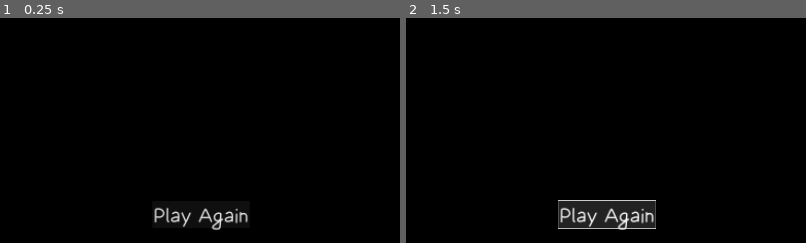
Above: before the commit, frames 1-2 (left to right).
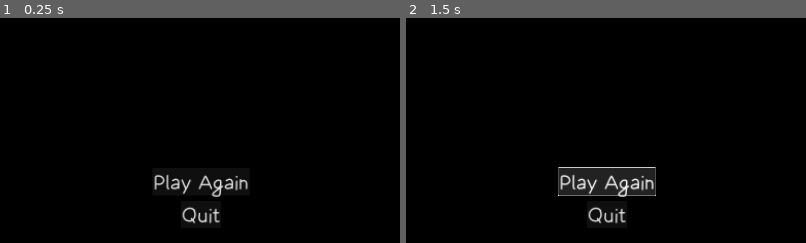
Above: after the commit, the same moments.

Repository: emil-judin/jam-burnout
Game: Godot game, scene res://scenes/game/HighscoreBoard.tscn
The game is run twice, just before and just after one commit, with the same random seed, the same clock (stepped at 60 frames per second) and the same inputs. This scene is started directly instead of the project's main scene. The engine's default icon, where the game draws it, is replaced by a stand-in: a white triangle on a blue panel in a dark square. Video files are missing from this copy of the repository; at most half a second of black plays in their place. Sound files missing from this copy of the repository are replaced by a short silence.
Inputs:
- Up to frame 1 (0.25 s): no input
- Up to frame 2 (1.5 s): click "Play Again" at 0.5 s; click "Play Again" at 1.25 s
The pictures show only the part of the screen within x 25-75%, y 50-100%; the shares and areas given below are measured in that part.

The runs differ from the first frame. In frame 1, 1.8% of the frame differs, in the area x 38-62%, y 69-95%; in frame 2, 5.6%, in the area x 38-63%, y 66-95%.

Commit message:
Add skippable intro and replay button

Diff:
--- a/burnout/project.godot
+++ b/burnout/project.godot
@@ -73,3 +73,8 @@
 "events": [Object(InputEventKey,"resource_local_to_scene":false,"resource_name":"","device":-1,"window_id":0,"alt_press …(192 unchanged characters)…
 ]
 }
+skip_cutscene={
+"deadzone": 0.5,
+"events": [Object(InputEventKey,"resource_local_to_scene":false,"resource_name":"","device":-1,"window_id":0,"alt_pressed":false,"shift_pressed":false,"ctrl_pressed":false,"meta_pressed":false,"pressed":false,"keycode":0,"physical_keycode":4194309,"key_label":0,"unicode":0,"location":0,"echo":false,"script":null)
+]
+}
--- a/burnout/scenes/game/HighscoreBoard.tscn
+++ b/burnout/scenes/game/HighscoreBoard.tscn
@@ -17,6 +17,7 @@
 script = ExtResource("1_si6lw")
 highscore_display = NodePath("MarginContainer/VBoxContainer/MarginContainer/ScrollContainer/HighscoreDisplay")
 main_menu_path = "res://scenes/ui/menu/MainMenu.tscn"
+game_scene_path = "res://scenes/game/TestSceneMovement.tscn"
 metadata/_edit_use_anchors_ = true
 
 [node name="Panel" type="Panel" parent="."]
@@ -45,7 +46,6 @@
 [node name="HighscoreText" type="Label" parent="MarginContainer/VBoxContainer"]
 layout_mode = 2
 size_flags_horizontal = 4
-size_flags_vertical = 2
 theme_override_fonts/font = ExtResource("2_mh3u6")
 theme_override_font_sizes/font_size = 180
 text = "Highscores"
@@ -70,7 +70,11 @@
 text = "Display"
 horizontal_alignment = 1
 
-[node name="ReloadButton" type="Button" parent="MarginContainer/VBoxContainer"]
+[node name="VBoxContainer" type="VBoxContainer" parent="MarginContainer/VBoxContainer"]
+layout_mode = 2
+theme_override_constants/separation = 25
+
+[node name="ReplayButton" type="Button" parent="MarginContainer/VBoxContainer/VBoxContainer"]
 layout_mode = 2
 size_flags_horizontal = 4
 size_flags_vertical = 10
@@ -78,4 +82,13 @@
 theme_override_font_sizes/font_size = 120
 text = "Play Again"
 
-[connection signal="pressed" from="MarginContainer/VBoxContainer/ReloadButton" to="." method="_on_quit_pressed"]
+[node name="QuitButton" type="Button" parent="MarginContainer/VBoxContainer/VBoxContainer"]
+layout_mode = 2
+size_flags_horizontal = 4
+size_flags_vertical = 10
+theme_override_fonts/font = ExtResource("2_owhxi")
+theme_override_font_sizes/font_size = 120
+text = "Quit"
+
+[connection signal="pressed" from="MarginContainer/VBoxContainer/VBoxContainer/ReplayButton" to="." method="_on_replay_pressed"]
+[connection signal="pressed" from="MarginContainer/VBoxContainer/VBoxContainer/QuitButton" to="." method="_on_quit_pressed"]
--- a/burnout/scenes/game/Intro.tscn
+++ b/burnout/scenes/game/Intro.tscn
@@ -1,7 +1,45 @@
-[gd_scene load_steps=3 format=3 uid="uid://cai1xqxavnc41"]
+[gd_scene load_steps=7 format=3 uid="uid://cai1xqxavnc41"]
 
 [ext_resource type="Script" path="res://scripts/intro.gd" id="1_x0njm"]
 [ext_resource type="VideoStream" path="res://assets/other/Cutszene OGV.ogv" id="2_njohb"]
+[ext_resource type="FontFile" uid="uid://buqhriudoc8ou" path="res://assets/fonts/Lacquer-Regular.ttf" id="3_nwwt4"]
+
+[sub_resource type="Animation" id="Animation_rre0n"]
+resource_name = "blink"
+loop_mode = 1
+tracks/0/type = "value"
+tracks/0/imported = false
+tracks/0/enabled = true
+tracks/0/path = NodePath("MarginContainer/RichTextLabel:modulate")
+tracks/0/interp = 1
+tracks/0/loop_wrap = true
+tracks/0/keys = {
+"times": PackedFloat32Array(0, 0.5, 1),
+"transitions": PackedFloat32Array(1, 1, 1),
+"update": 0,
+"values": [Color(1, 1, 1, 1), Color(1, 1, 1, 0), Color(1, 1, 1, 1)]
+}
+
+[sub_resource type="Animation" id="Animation_gef32"]
+length = 0.001
+tracks/0/type = "value"
+tracks/0/imported = false
+tracks/0/enabled = true
+tracks/0/path = NodePath("MarginContainer/RichTextLabel:modulate")
+tracks/0/interp = 1
+tracks/0/loop_wrap = true
+tracks/0/keys = {
+"times": PackedFloat32Array(0),
+"transitions": PackedFloat32Array(1),
+"update": 0,
+"values": [Color(1, 1, 1, 1)]
+}
+
+[sub_resource type="AnimationLibrary" id="AnimationLibrary_yso5x"]
+_data = {
+"RESET": SubResource("Animation_gef32"),
+"blink": SubResource("Animation_rre0n")
+}
 
 [node name="Intro" type="Control"]
 layout_mode = 3
@@ -24,3 +62,28 @@
 volume_db = -6.0
 autoplay = true
 expand = true
+
+[node name="AnimationPlayer" type="AnimationPlayer" parent="."]
+libraries = {
+"": SubResource("AnimationLibrary_yso5x")
+}
+autoplay = "blink"
+
+[node name="MarginContainer" type="MarginContainer" parent="."]
+layout_mode = 1
+anchors_preset = 12
+anchor_top = 1.0
+anchor_right = 1.0
+anchor_bottom = 1.0
+offset_top = -84.0
+grow_horizontal = 2
+grow_vertical = 0
+theme_override_constants/margin_bottom = 25
+
+[node name="RichTextLabel" type="RichTextLabel" parent="MarginContainer"]
+layout_mode = 2
+theme_override_fonts/normal_font = ExtResource("3_nwwt4")
+theme_override_font_sizes/normal_font_size = 70
+bbcode_enabled = true
+text = "[center]Press Enter to Skip Intro[/center]"
+fit_content = true
--- a/burnout/scenes/game/test_scene_movement.gd
+++ b/burnout/scenes/game/test_scene_movement.gd
@@ -3,4 +3,5 @@
 
 # Called when the node enters the scene tree for the first time.
 func _ready() -> void:
+	UI.reset_game_start_time()
 	BackgroundMusic.play()
--- a/burnout/scripts/Scoreboard.gd
+++ b/burnout/scripts/Scoreboard.gd
@@ -4,13 +4,11 @@
 # Dateipfad und Dateiname
 const FILE_PATH: String = "user://saves/"
 const FILE_NAME: String = "burnout_highscores.tres"
-
+@export var highscore_display: Label
+@export_file("*.tscn") var main_menu_path: String
+@export_file("*.tscn") var game_scene_path: String
 
 var highscore_list: ScoreList = ScoreList.new() # neue ScoreList wird Erzeugt
-
-
-@export var highscore_display: Label
-@export_file("*.tscn") var main_menu_path: String
 
 func _ready():
 	# Ruft die Funktionen zum laden und darstellen/aktualisieren der Highscoreliste auf.
@@ -35,6 +33,11 @@
 		highscore_display.text += highscore_list.names[i] + ": " + str(highscore_list.times[i]) + "\n"
 		#print(highscore_list.names[i] + ": " + str(highscore_list.times[i]) + "\n")
 
+func _on_replay_pressed():
+	ClickSound.play()
+	await ClickSound.finished
+	get_tree().call_deferred("change_scene_to_file", game_scene_path)
+
 func _on_quit_pressed():
 	ClickSound.play()
 	await ClickSound.finished
--- a/burnout/scripts/intro.gd
+++ b/burnout/scripts/intro.gd
@@ -5,4 +5,11 @@
 # Called when the node enters the scene tree for the first time.
 func _ready() -> void:
 	await $VideoStreamPlayer.finished
+	load_main_scene()
+
+func _input(event):
+	if event.is_action_pressed("skip_cutscene"):
+		load_main_scene()
+
+func load_main_scene():
 	get_tree().change_scene_to_file(main_scene_path)
--- a/burnout/scripts/ui.gd
+++ b/burnout/scripts/ui.gd
@@ -1,12 +1,15 @@
 class_name UI
 extends CanvasLayer
 
-static var game_start_time = Time.get_ticks_msec()
+static var game_start_time
 
 @export var countdown_label: RichTextLabel
 @export var progress_bar: ProgressBar
 #@export var flame_texture: Sprite2D
 @export var flame_texture: TextureRect
+
+static func reset_game_start_time():
+	UI.game_start_time = Time.get_ticks_msec()
 
 func initialize_health_ui(start_health_time: float, max_health_time: float):
 	progress_bar.max_value = max_health_time
